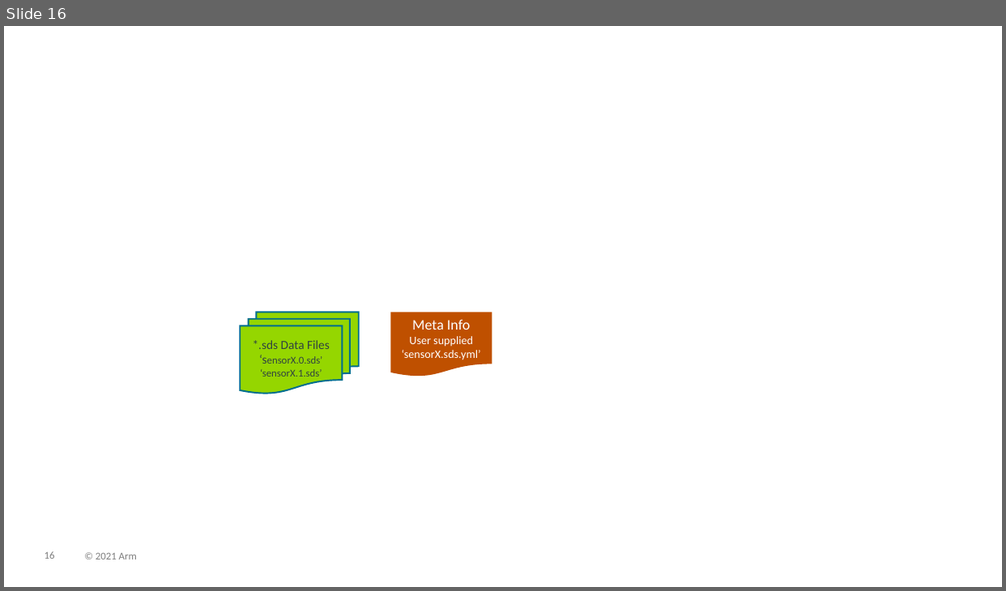
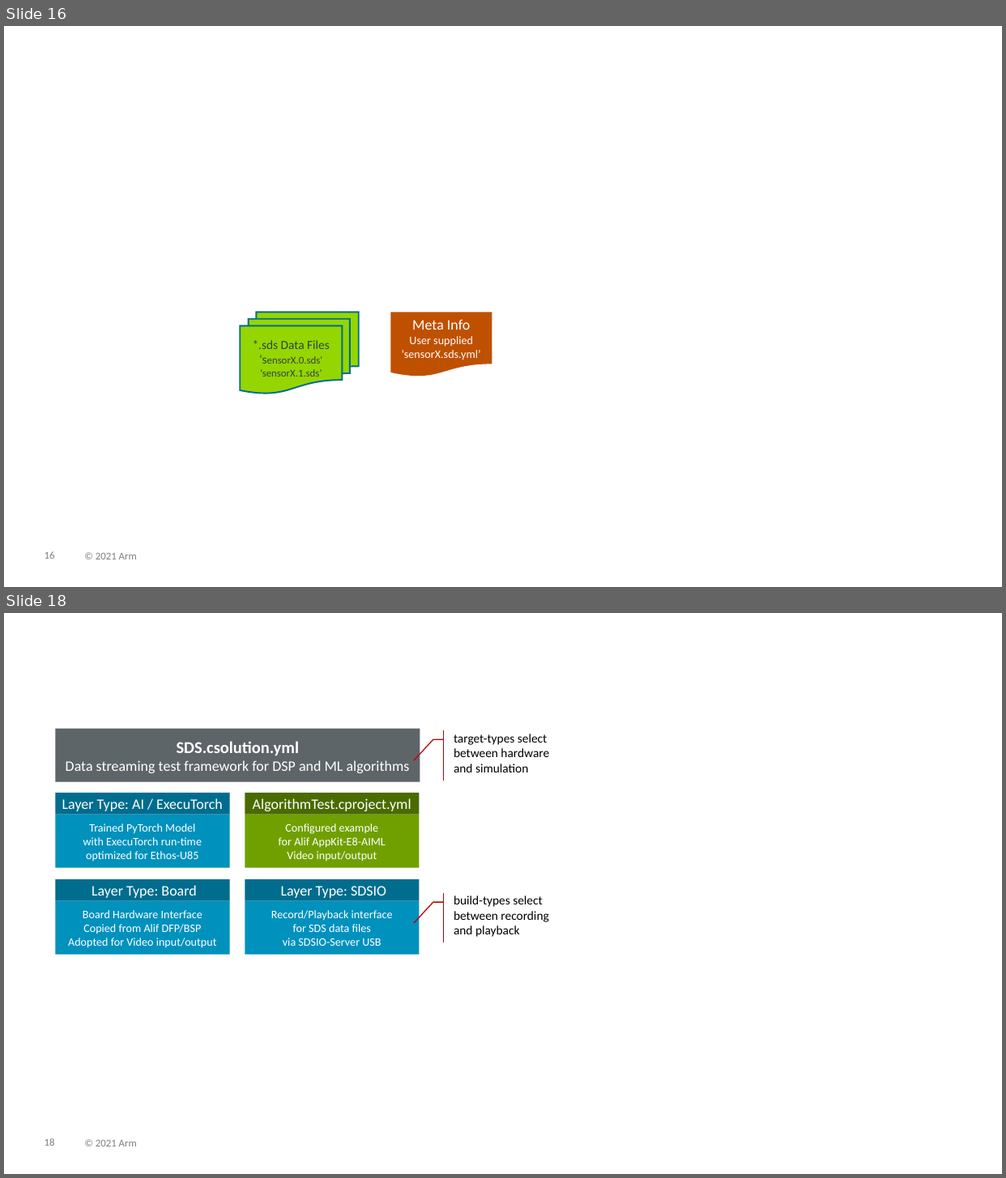
Before and after one commit to ARM-software/SDS-Framework, a slide deck: documentation/images/overview.pptx. Shown one above the other, each under a label of ours: slide 16 before the commit, slides 16 and 18 after it; the slides between them are not shown. The pictures are 1006x591 and 1006x1178 pixels, drawn with LibreOffice and Linux fonts; fonts in the diff are those of the drawing. Boxes give left, top, right and bottom in pixels: in the first picture for what was removed or moved away, otherwise in the second. Text is boxed around its words. In the diff, an @@ line names an element or a change of style, - is before the commit and + after.

```diff
--- a/documentation/images/overview.pptx
+++ b/documentation/images/overview.pptx
@@ slide 18 added at <box>4,613,1002,1174</box>, background #FFFFFF; not listed: 2 template elements that a slide beside it also shows @@
@@ rectangle added at <box>56,728,420,781</box>, fill #5D6569, 14 pt, text #FFFFFF @@
+SDS.csolution.yml
+Data streaming test framework for DSP and ML algorithms
@@ accent callout added at <box>454,730,577,781</box>, outline #C00000 1 pt, 12 pt, text #000000 @@
+target-types select between hardware
+and simulation
@@ rectangle added at <box>56,793,230,815</box>, fill #006D8E, 14 pt, text #FFFFFF @@
+Layer Type: AI / ExecuTorch
@@ rectangle added at <box>245,793,420,815</box>, fill #4A6B00, 14 pt, text #FFFFFF @@
+AlgorithmTest.cproject.yml
@@ rectangle added at <box>56,815,230,867</box>, fill #0091BD, 11 pt, text #FFFFFF @@
+Trained PyTorch Model
+with ExecuTorch run-time
+optimized for Ethos-U85
@@ rectangle added at <box>245,815,420,867</box>, fill #70A000, 11 pt, text #FFFFFF @@
+Configured example
+for Alif AppKit-E8-AIML
+Video input/output
@@ rectangle added at <box>56,879,230,901</box>, fill #006D8E, 14 pt, text #FFFFFF @@
+Layer Type: Board
@@ rectangle added at <box>245,879,420,901</box>, fill #006D8E, 14 pt, text #FFFFFF @@
+Layer Type: SDSIO
@@ rectangle added at <box>56,901,230,954</box>, fill #0091BD, 11 pt, text #FFFFFF @@
+Board Hardware Interface
+Copied from Alif DFP/BSP
+Adopted for Video input/output
@@ rectangle added at <box>245,901,420,954</box>, fill #0091BD, 11 pt, text #FFFFFF @@
+Record/Playback interface
+for SDS data files
+via SDSIO-Server USB
@@ accent callout added at <box>454,893,577,943</box>, outline #C00000 1 pt, 12 pt, text #000000 @@
+build-types select between recording
+and playback
```
Also in this commit, not shown: 1 slide changed, 2 other slides added, 5 other files.
